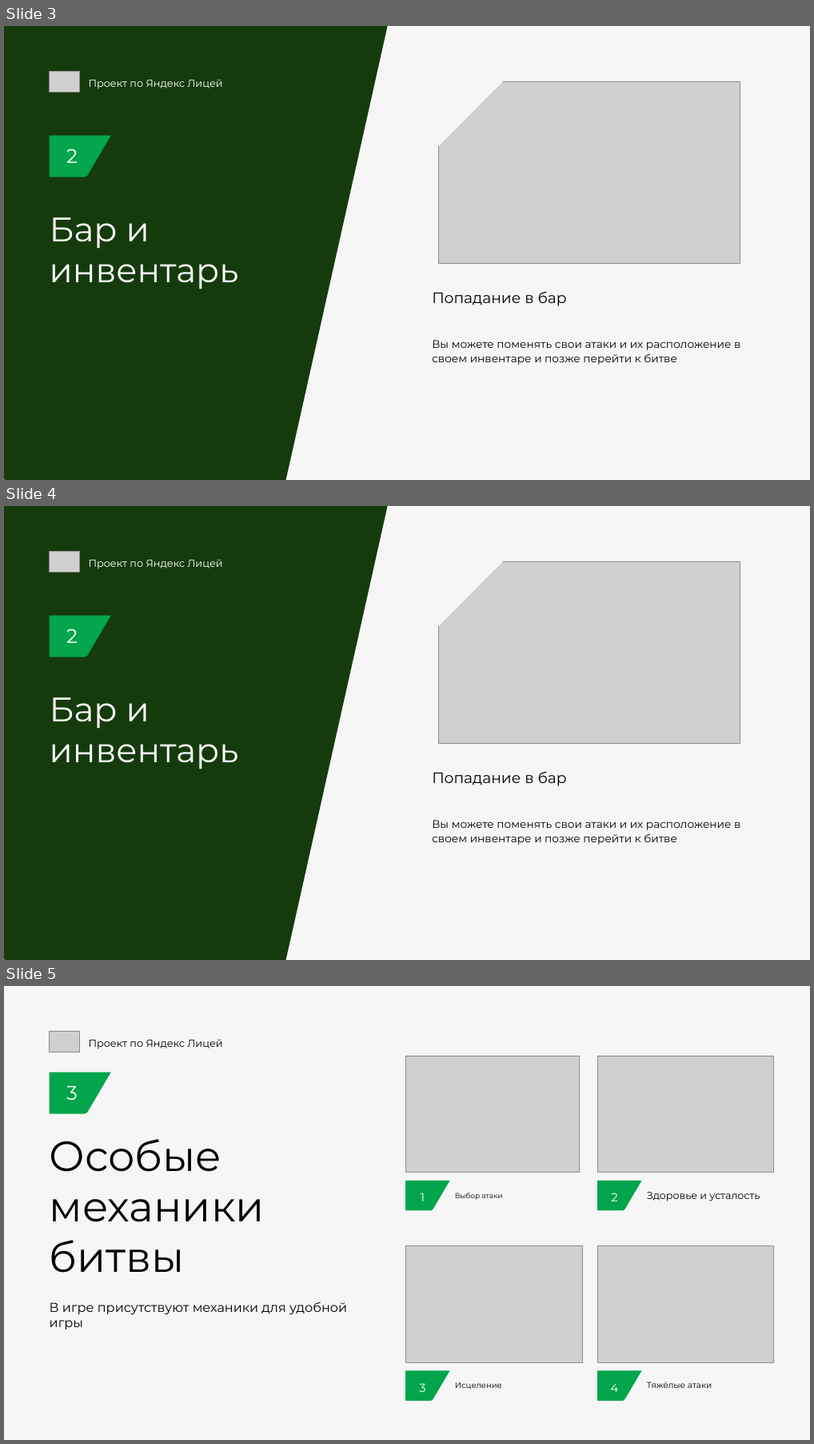
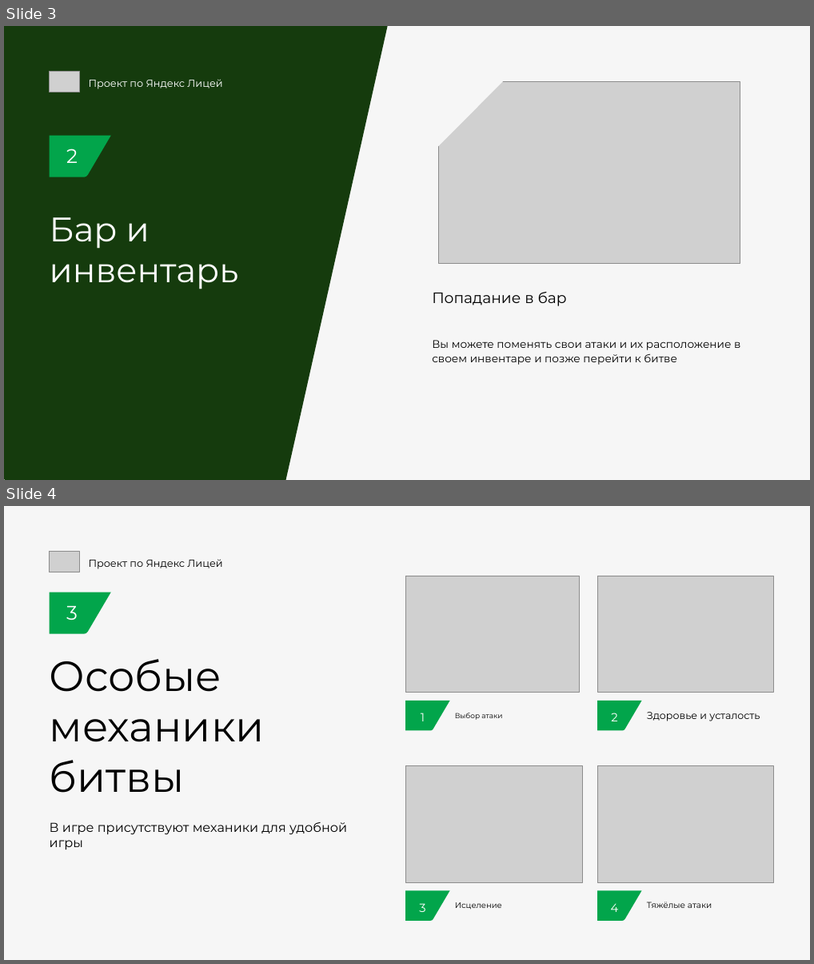
Before and after one commit to XtOne777/PyGameProject, a slide deck: README/Elements.pptx. Shown one above the other, each under a label of ours: slides 3, 4 and 5 before the commit, slides 3 and 4 after it. The pictures are 814x1444 and 814x964 pixels, drawn with LibreOffice and Linux fonts; fonts in the diff are those of the drawing; grey boxes stand for pictures. Boxes give left, top, right and bottom in pixels: in the first picture for what was removed or moved away, otherwise in the second. Text is boxed around its words. In the diff, an @@ line names an element or a change of style, - is before the commit and + after.

Commit message:
* Сдача проекта

```diff
--- a/README/Elements.pptx
+++ b/README/Elements.pptx
@@ slide 4 removed at bbox=[4, 506, 810, 960], background #F6F6F6 @@
@@ freeform shape removed at bbox=[4, 506, 390, 960] @@
@@ picture removed at bbox=[49, 551, 79, 572] @@
@@ freeform shape removed at bbox=[426, 552, 514, 640] @@
@@ text removed at bbox=[89, 559, 222, 569] @@
-Проект по Яндекс Лицей
@@ picture removed at bbox=[438, 562, 740, 743] @@
@@ freeform shape removed at bbox=[49, 616, 111, 656] @@
@@ text removed at bbox=[66, 628, 78, 643] @@
-2
@@ text removed at bbox=[50, 697, 239, 769] @@
-Бар и инвентарь
@@ text removed at bbox=[432, 772, 567, 786] @@
-Попадание в бар
@@ text removed at bbox=[432, 820, 741, 844] @@
-Вы можете поменять свои атаки и их расположение в своем инвентаре и позже перейти к битве
@@ what was slide 5 is now slide 4 @@
```
Also in this commit, not shown: 2 other files.
